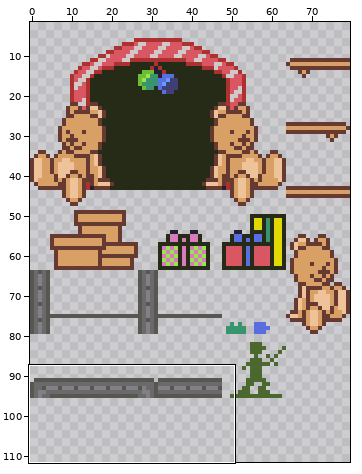
Sprite sheet, stored at untitled-xmas-game/res/spritesheet/armazem.png. Above, an overview of the earlier version with the close-up marked.
Close-up. Earlier state:
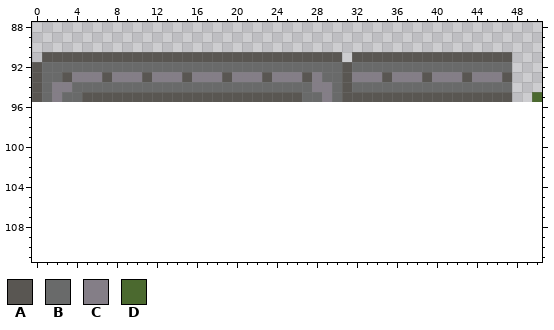
The file is 80x96 pixels. Shown: x 0..50, y 88..111. The old version is drawn lined up with the new one, on the new canvas. The wide view leaves out empty margins.
Palette (. is transparent): A #595652  B #696a6a  C #847e87  D #4b692f
Pixels before, first column x 0:
91 .AAAAAAAAAAAAAAAAAAAAAAAAAAAAAA.AAAAAAAAAAAAAAAA...
92 ABBBBBBBBBBBBBBBBBBBBBBBBBBBBBBABBBBBBBBBBBBBBBB...
93 ABBACCCACCCACCCACCCACCCACCCACBBACCCACCCACCCACCCA...
94 ABCCBBBBBBBBBBBBBBBBBBBBBBBBCCBABBBBBBBBBBBBBBBB...
95 ABCBBAAAAAAAAAAAAAAAAAAAAAABBCBAAAAAAAAAAAAAAAAA..D
After the commit:
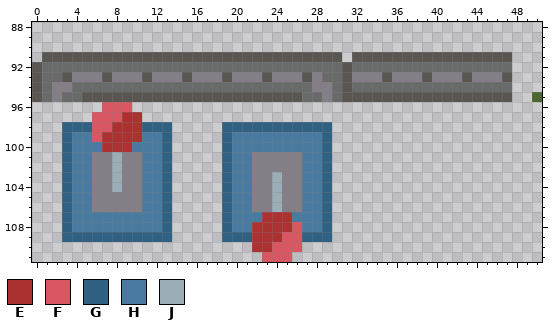
Colours new in this view: E #ac3232  F #d95763  G #306082  H #487b9f  J #9badb7
Edits made:
{"change": "canvas 80x96 -> 80x112"}
{"y":96,"x":7,"old":"...","new":"FFF"}
{"y":97,"x":6,"old":".....","new":"FFFEE"}
{"y":98,"x":3,"old":"...........","new":"GGGFFEEEGGG"}
{"y":98,"x":19,"old":"...........","new":"GGGGGGGGGGG"}
{"y":99,"x":3,"old":"...........","new":"GHHFEEEEHHG"}
{"y":99,"x":19,"old":"...........","new":"GHHHHHHHHHG"}
{"y":100,"x":3,"old":"...........","new":"GHHHEEEHHHG"}
{"y":100,"x":19,"old":"...........","new":"GHHHHHHHHHG"}
{"y":101,"x":3,"old":"...........","new":"GHHCCJCCHHG"}
{"y":101,"x":19,"old":"...........","new":"GHHCCCCCHHG"}
{"y":102,"x":3,"old":"...........","new":"GHHCCJCCHHG"}
{"y":102,"x":19,"old":"...........","new":"GHHCCCCCHHG"}
{"y":103,"x":3,"old":"...........","new":"GHHCCJCCHHG"}
{"y":103,"x":19,"old":"...........","new":"GHHCCJCCHHG"}
{"y":104,"x":3,"old":"...........","new":"GHHCCJCCHHG"}
{"y":104,"x":19,"old":"...........","new":"GHHCCJCCHHG"}
{"y":105,"x":3,"old":"...........","new":"GHHCCCCCHHG"}
{"y":105,"x":19,"old":"...........","new":"GHHCCJCCHHG"}
{"y":106,"x":3,"old":"...........","new":"GHHCCCCCHHG"}
{"y":106,"x":19,"old":"...........","new":"GHHCCJCCHHG"}
{"y":107,"x":3,"old":"...........","new":"GHHHHHHHHHG"}
{"y":107,"x":19,"old":"...........","new":"GHHHEEEHHHG"}
{"y":108,"x":3,"old":"...........","new":"GHHHHHHHHHG"}
{"y":108,"x":19,"old":"...........","new":"GHHEEEEFHHG"}
{"y":109,"x":3,"old":"...........","new":"GGGGGGGGGGG"}
{"y":109,"x":19,"old":"...........","new":"GGGEEEFFGGG"}
{"y":110,"x":22,"old":".....","new":"EEFFF"}
{"y":111,"x":23,"old":"...","new":"FFF"}
{"label":"added","picture_box":[62,102,172,242]}
{"label":"added","picture_box":[222,122,332,262]}
